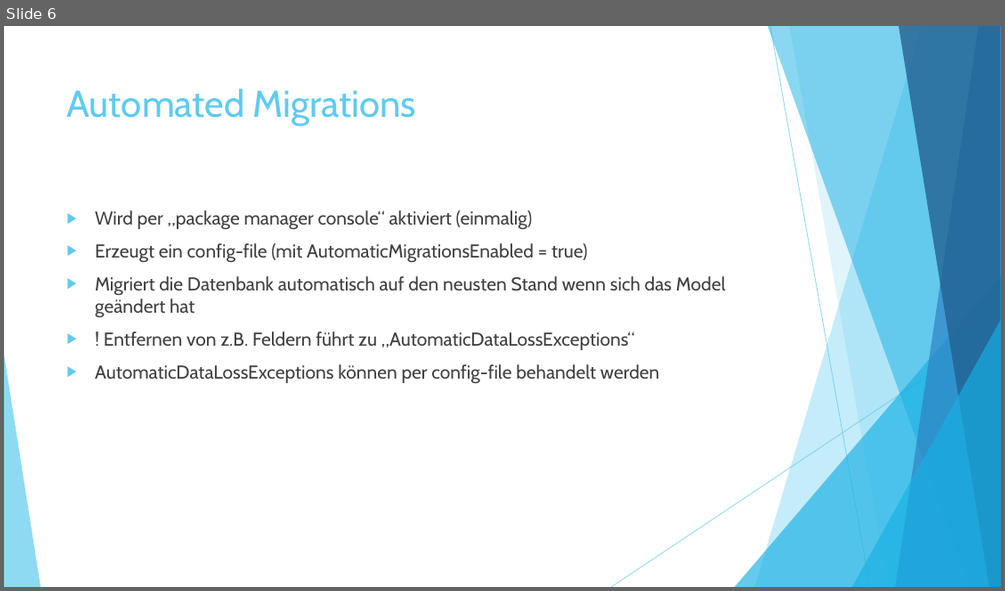
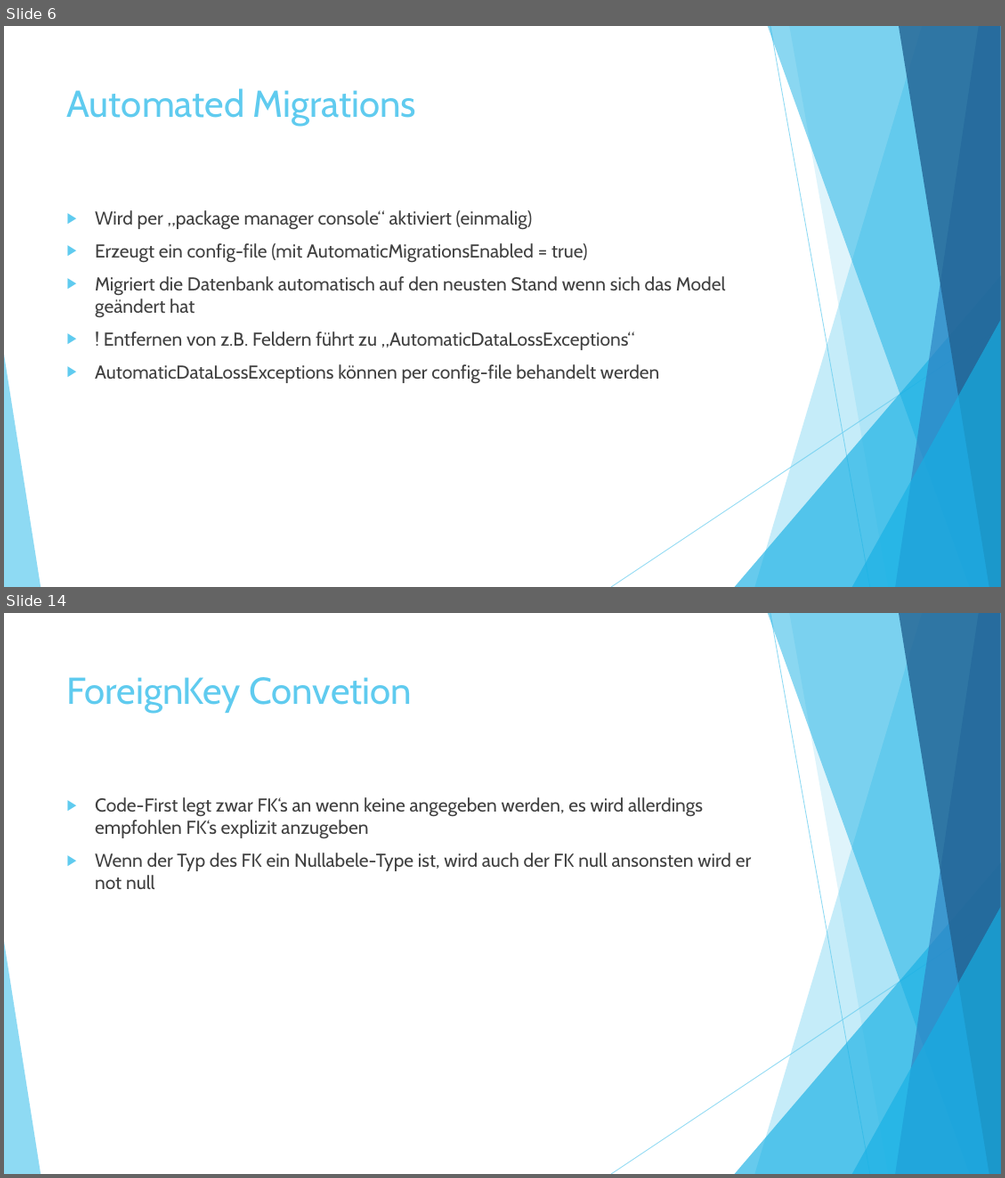
Before and after one commit to ChrisMuellersCode/EFMigrations, a slide deck: ppt/Entity Framework Migrations.pptx. Shown one above the other, each under a label of ours: slide 6 before the commit, slides 6 and 14 after it; the slides between them are not shown. The pictures are 1005x591 and 1005x1178 pixels, drawn with LibreOffice and Linux fonts; fonts in the diff are those of the drawing. Boxes give left, top, right and bottom in pixels: in the first picture for what was removed or moved away, otherwise in the second. Text is boxed around its words. In the diff, an @@ line names an element or a change of style, - is before the commit and + after.

```diff
--- a/ppt/Entity Framework Migrations.pptx
+++ b/ppt/Entity Framework Migrations.pptx
@@ slide 14 added at box(4, 613, 1001, 1174), background #FFFFFF; not listed: 10 template elements that a slide beside it also shows @@
@@ title added at box(67, 677, 413, 713), 36 pt, text #5FCBEF @@
+ForeignKey Convetion
@@ text added at box(95, 797, 751, 889), 18 pt, text #404040 @@
+▶ Code-First legt zwar FK‘s an wenn keine angegeben werden, es wird allerdings empfohlen FK‘s explizit anzugeben
+▶ Wenn der Typ des FK ein Nullabele-Type ist, wird auch der FK null ansonsten wird er not null
```
Also in this commit, not shown: 1 slide changed, 15 other slides added, 2 slides removed.
